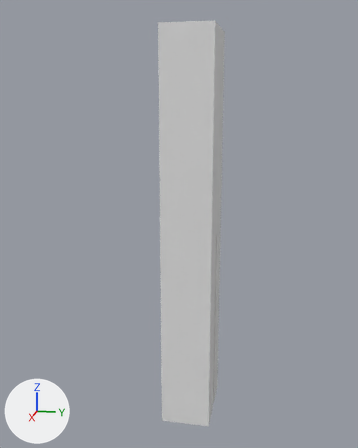
A saved change to the Blender file StateAI/Assets/Object/Player/Player.blend.
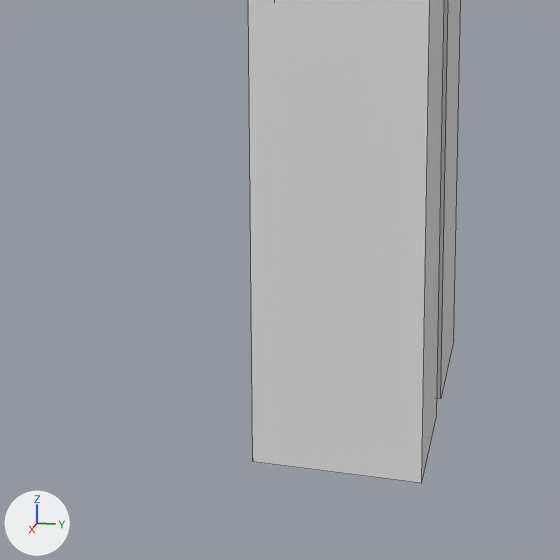
Each version is shown whole from a camera (50 mm lens) standing at (1.836, 0.315, 1.24) and looking at (-0.009, -0.054, 0.779), then close up on the part from 26% to 69% of the width and 65% to 100% of the height. Every picture has the same lights, and +X, +Y and +Z are marked at lower left. The close-ups show mesh edges as thin lines.
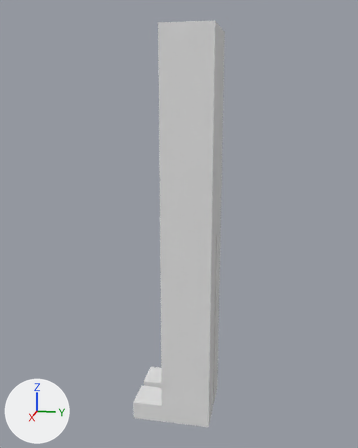
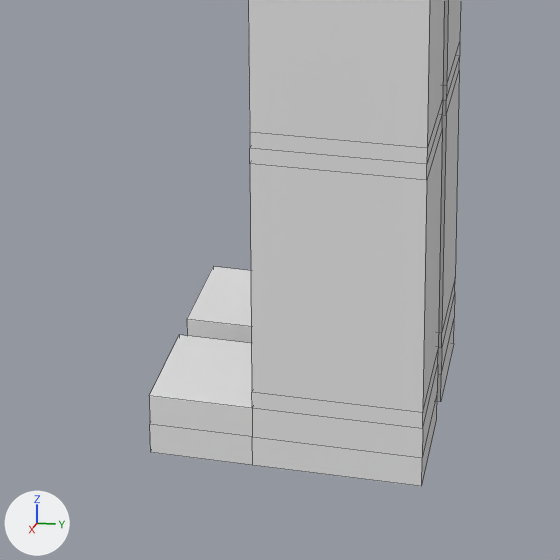
What changed in the scene script:
```text
Change me_cube:
    used by ob_cube; location = (0.0, 0.0, 0.0)
    remove me_cube.from_pydata(...)  # 24 vertices, 21 faces; spans x 0.0..0.142, y -0.094..0.094, z 0.004..1.494
    add me_cube.from_pydata(...)  # 54 vertices, 51 faces; spans x 0.0..0.142, y -0.211..0.094, z 0.0..1.494
    me_cube part 1
    2 vertices are removed from x 0.017..0.142, y -0.094, z 0.004
    5 faces are deleted
    2 vertices move from x 0.017..0.142, y 0.094, z 0.004 to x 0.017..0.142, y 0.094, z 0.0
    32 vertices are added at x 0.017..0.142, y -0.211..0.094, z 0.0..0.4
    35 new faces join them
```

Pixel boxes (x1, y1, x2, y2) of what changed, in the close-ups (560 x 560 px):
'Cube', reshaped: before (248, 0, 461, 483); after (149, 0, 461, 486)
